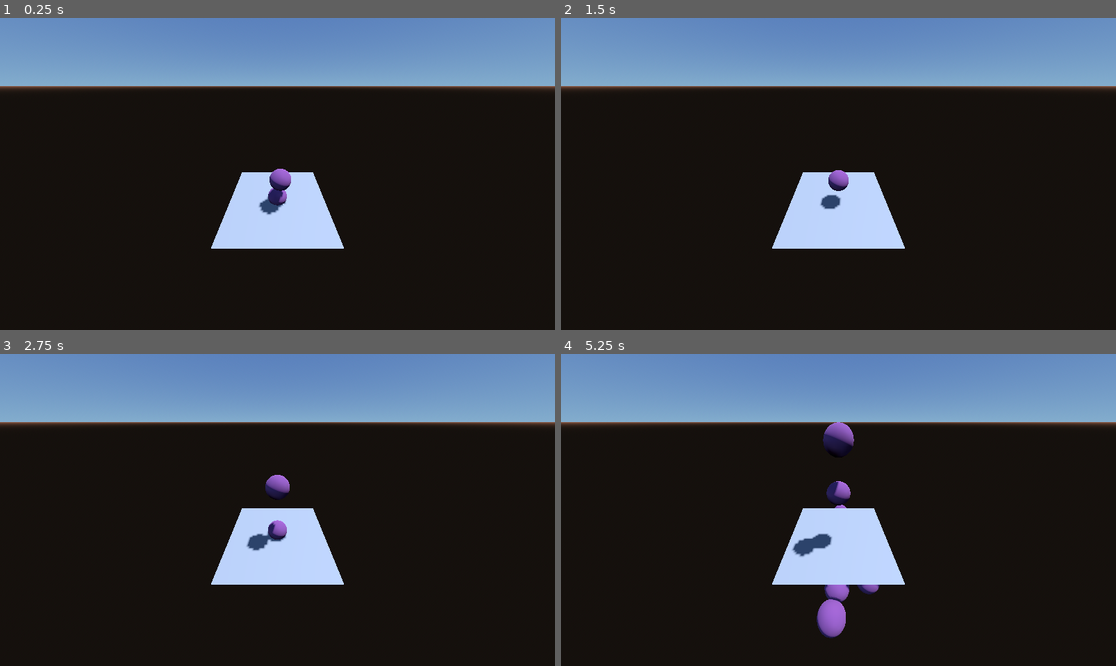
Above: before the commit, frames 1-4 (two rows, left to right).
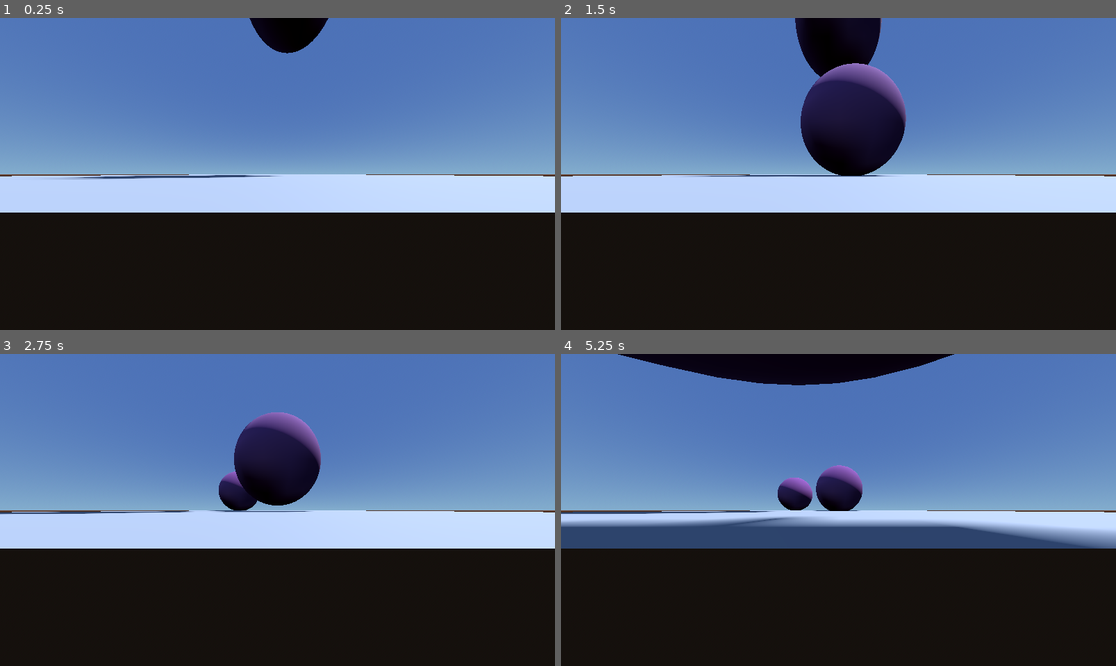
Above: after the commit, the same moments.

Repository: svdragster/Godot-Verlet-Solver
Game: Godot game, scene res://example/3d/Example3D_1.tscn
Two runs of this game, one before a commit and one after it. Both use one fixed random seed, a clock stepped at 60 frames per second and the inputs below. This scene is started directly instead of the project's main scene.
Inputs (mouse positions are in pixels of both pictures, inside the frame that each line leads up to):
- Up to frame 1 (0.25 s): no input
- Up to frame 2 (1.5 s): tap Enter (toggle_simulation) at 0.5 s; move the mouse to (960, 158) at 0.52 s; hold D (right) 0.53-1.28 s; click (960, 158) at 0.6 s; move the mouse to (727, 189) at 1.27 s; hold S (down) from 1.28 s (still down); tap Space (next_step) at 1.35 s
- Up to frame 3 (2.75 s): click (166, 525) at 1.55 s; move the mouse to (333, 441) at 2.02 s; release S (down) at 2.03 s; hold D (right) from 2.03 s (still down); click (333, 441) at 2.1 s
- Up to frame 4 (5.25 s): move the mouse to (810, 572) at 2.77 s; release D (right) at 2.78 s; hold W (up) 2.78-3.53 s; tap Enter (toggle_simulation) at 2.85 s; click (810, 572) at 3.05 s; move the mouse to (1005, 556) at 3.52 s; hold A (left) 3.53-5.03 s; click (1005, 556) at 3.6 s; move the mouse to (672, 463) at 4.27 s; tap Space (next_step) at 4.35 s; click (672, 463) at 4.55 s; move the mouse to (866, 510) at 5.02 s; hold S (down) from 5.03 s (still down); click (866, 510) at 5.1 s

The runs differ from the first frame. In frame 1, 59% of the frame differs, in the area x 0-100%, y 0-74%; in frame 2, 58%; in frame 3, 57%; in frame 4, 63%, in the area x 0-100%, y 0-92%.

Commit message:
fix objects clipping eachother

Diff:
--- a/example/3d/Example3D_1.tscn
+++ b/example/3d/Example3D_1.tscn
@@ -3,9 +3,7 @@
 [ext_resource type="Script" path="res://example/3d/Example3D_1.gd" id="1_6jre3"]
 [ext_resource type="PackedScene" uid="uid://1ic0f4wrfth0" path="res://verlet3d/verlet_solver_3d.tscn" id="1_ovomk"]
 [ext_resource type="PackedScene" uid="uid://c2dtbsgpnlcnq" path="res://verlet3d/shapes/verlet_sphere_3d.tscn" id="2_alocn"]
-
-[sub_resource type="PlaneMesh" id="PlaneMesh_6qw83"]
-size = Vector2(5, 5)
+[ext_resource type="PackedScene" uid="uid://r2xyc2uxjpcn" path="res://verlet3d/shapes/verlet_plane_3d.tscn" id="4_3j2pk"]
 
 [sub_resource type="ProceduralSkyMaterial" id="ProceduralSkyMaterial_smfak"]
 sky_top_color = Color(0.298039, 0.443137, 0.717647, 1)
@@ -26,21 +24,19 @@
 
 [node name="VerletSolver3D" parent="." instance=ExtResource("1_ovomk")]
 
-[node name="VerletSphere3D" parent="VerletSolver3D" instance=ExtResource("2_alocn")]
-
 [node name="VerletSphere3D2" parent="VerletSolver3D" instance=ExtResource("2_alocn")]
 transform = Transform3D(1, 0, 0, 0, 1, 0, 0, 0, 1, 0.129599, 1.29341, 0.221587)
+
+[node name="VerletPlane3D" parent="VerletSolver3D" instance=ExtResource("4_3j2pk")]
+transform = Transform3D(2, 0, 0, 0, 1, 0, 0, 0, 2, 0, -1, 0)
+is_static = true
 
 [node name="DirectionalLight3D" type="DirectionalLight3D" parent="."]
 transform = Transform3D(0.932784, -1.57552e-08, 0.360436, -0.354327, -0.183334, 0.916974, 0.0660802, -0.983051, -0.171011, 0, 2, 0)
 shadow_enabled = true
 
-[node name="Floor" type="MeshInstance3D" parent="."]
-transform = Transform3D(1, 0, 0, 0, 1, 0, 0, 0, 1, 0, -0.5, 0)
-mesh = SubResource("PlaneMesh_6qw83")
-
 [node name="Camera3D" type="Camera3D" parent="."]
-transform = Transform3D(1, 0, 0, 0, 0.81042, 0.585849, 0, -0.585849, 0.81042, 0, 4.43193, 4.56143)
+transform = Transform3D(1, 0, 0, 0, 1, 0, 0, 0, 1, 0, -0.984303, 1.48584)
 fov = 104.062
 
 [node name="WorldEnvironment" type="WorldEnvironment" parent="."]
--- a/verlet3d/collisions/verlet_collision_solver_3d.gd
+++ b/verlet3d/collisions/verlet_collision_solver_3d.gd
@@ -44,18 +44,20 @@
 
 func solve_collision_spheres(object_a : VerletObject3D, object_b : VerletObject3D, shape_a : SphereShape3D, shape_b : SphereShape3D) -> void:
 	var collision : Vector3 = object_b.position - object_a.position
-	var radius_squared_sum = shape_a.radius*shape_a.radius + shape_b.radius*shape_b.radius
-	var distance_squared = collision.length_squared()
-	if distance_squared <= radius_squared_sum:
+	var radius_sum = (shape_a.radius + shape_b.radius)
+	if collision.length_squared() <= radius_sum * radius_sum:
+		var distance = collision.length()
 		var bias = biases[bias_index]
 
-		var n : float = distance_squared / radius_squared_sum
+		var n : float = distance / radius_sum
 		if n < 0.9:
 			n = 0.9
-		var damping : float = (1.0 - n) * 0.75
+		var damping : float = (1.0 - n) * 0.2
+		if damping < 0.0:
+			damping = 0.0
 
-		var ratio_a : float = float(shape_a.radius * shape_a.radius) / radius_squared_sum
-		var ratio_b : float = float(shape_b.radius * shape_b.radius) / radius_squared_sum
+		var ratio_a : float = shape_a.radius / radius_sum
+		var ratio_b : float = shape_b.radius / radius_sum
 
 		# Push the objects away from eachother
 		object_a.position -= (collision * ratio_b) * damping + bias
@@ -79,11 +81,11 @@
 	# only check for collision when above plane
 	if normal_scale >= 0.0:
 		var plane_normal_scaled = plane_normal * normal_scale
-		var plane_normal_scaled_length = plane_normal_scaled.length()
+		var plane_normal_scaled_length = plane_normal_scaled.length_squared()
 		var radius_squared = sphere_shape.radius * sphere_shape.radius
 		var diff = plane_normal_scaled_length - radius_squared
 		if diff <= 0:
-			sphere.position += plane_normal * abs(diff) * 0.02
+			sphere.position += plane_normal * abs(diff) * 0.04
 			sphere.friction = 0.98
 	#var collision_vector = (sphere.position - plane_normal_scaled)
 	#print("collision_vector: ", collision_vector, "  plane_normal_scaled: ", plane_normal_scaled)
--- a/verlet3d/shapes/verlet_sphere_3d.tscn
+++ b/verlet3d/shapes/verlet_sphere_3d.tscn
@@ -10,7 +10,6 @@
 material = SubResource("StandardMaterial3D_ppp0l")
 
 [sub_resource type="SphereShape3D" id="SphereShape3D_y1x38"]
-radius = 0.6
 
 [node name="VerletSphere3D" type="Node3D"]
 script = ExtResource("1_06bca")
